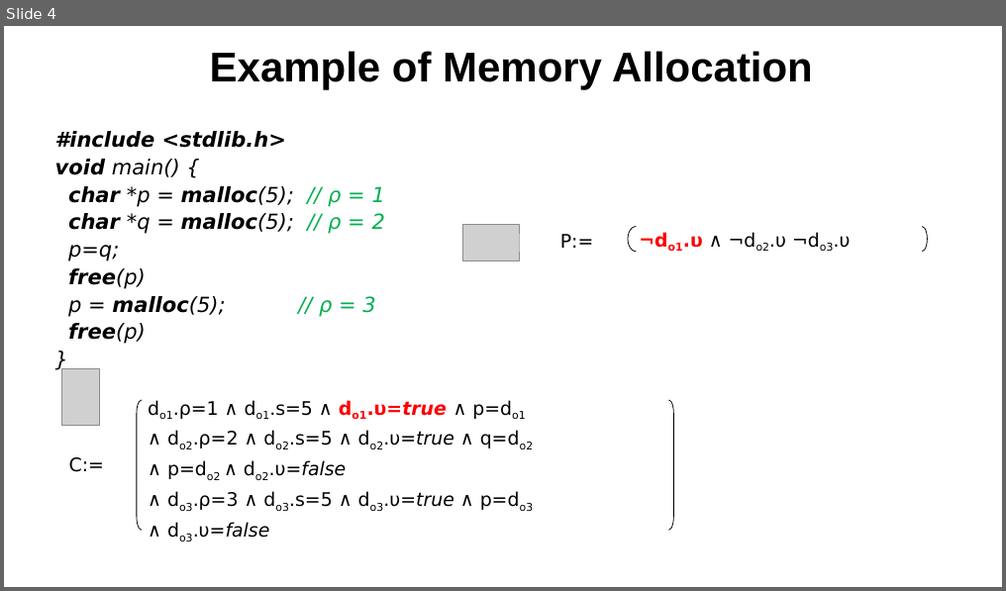
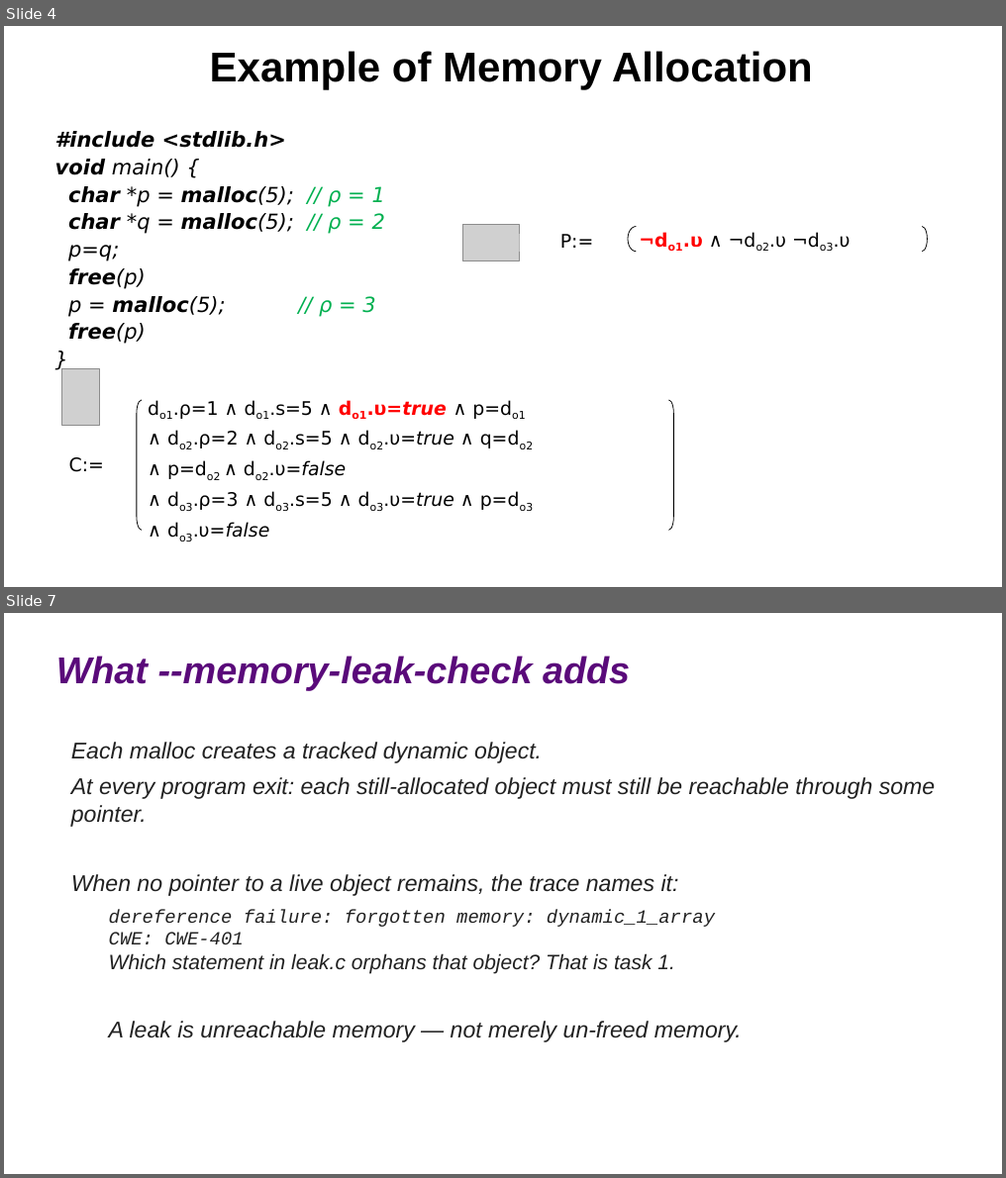
Before and after one commit to lucasccordeiro/unifei, a slide deck: slides/session2/02-memory-model.pptx. Shown one above the other, each under a label of ours: slide 4 before the commit, slides 4 and 7 after it; the slides between them are not shown. The pictures are 1006x591 and 1006x1178 pixels, drawn with LibreOffice and Linux fonts; fonts in the diff are those of the drawing; grey boxes stand for pictures. Boxes give left, top, right and bottom in pixels: in the first picture for what was removed or moved away, otherwise in the second. Text is boxed around its words. In the diff, an @@ line names an element or a change of style, - is before the commit and + after.

```diff
--- a/slides/session2/02-memory-model.pptx
+++ b/slides/session2/02-memory-model.pptx
@@ slide 7 added at [4,613,1002,1174], background #FFFFFF @@
@@ text added at [56,656,630,691], 36 pt, text #5A0A7A, bold, italic @@
+What --memory-leak-check adds
@@ text added at [71,742,935,1043], 22 pt, text #212121, italic @@
+Each malloc creates a tracked dynamic object.
+At every program exit: each still-allocated object must still be reachable through some pointer.
+When no pointer to a live object remains, the trace names it:
+  dereference failure: forgotten memory: dynamic_1_array
+  CWE: CWE-401
+  Which statement in leak.c orphans that object? That is task 1.
+A leak is unreachable memory — not merely un-freed memory.
```
Also in this commit, not shown: 4 other slides added, 12 other files.
